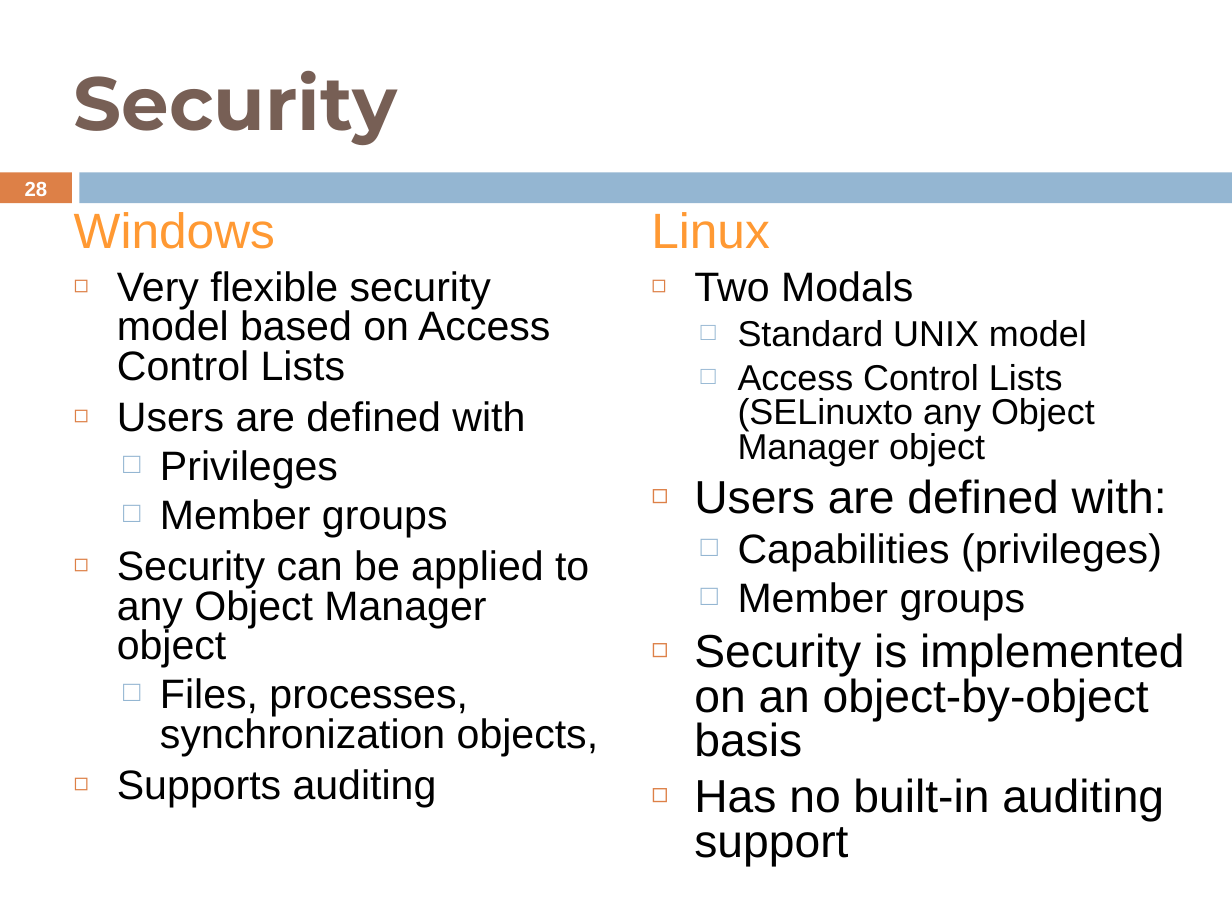
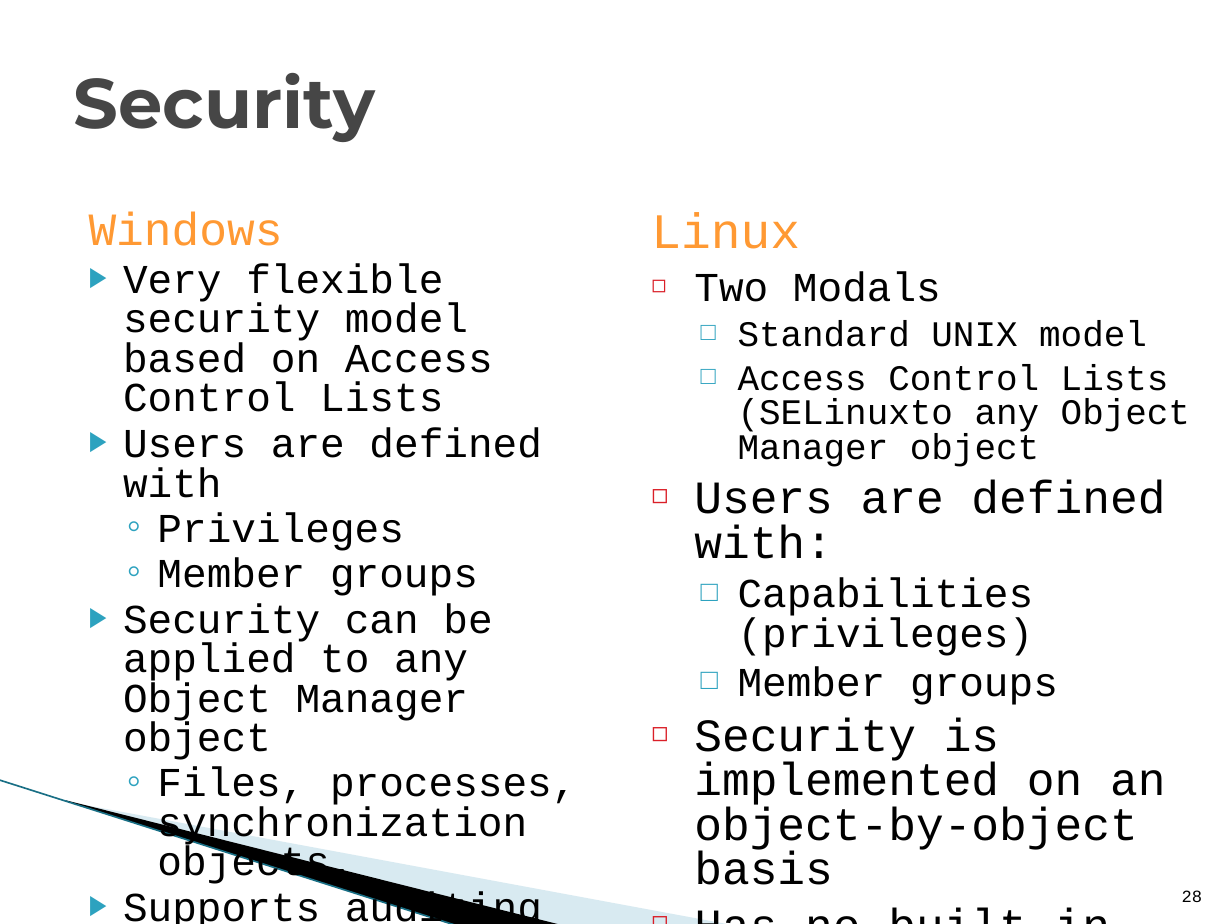
Before and after one commit to shyamrajendran/OS_MPS, a slide deck: slide 28 of 4th_credit/survey.pptx. Drawn at 1232x924 pixels with LibreOffice and Linux fonts; fonts in the diff are those of the drawing; background and template pictures are left out. Boxes give left, top, right and bottom in pixels: in the first picture for what was removed or moved away, otherwise in the second. Text is boxed around its words. In the diff, an @@ line names an element or a change of style, - is before the commit and + after.

```diff
--- a/4th_credit/survey.pptx
+++ b/4th_credit/survey.pptx
@@ title "Security" at (74, 73, 375, 142): size 44 to 41 pt, text colour #775F55 to #464646 @@
@@ rectangle removed at (0, 172, 71, 203) @@
@@ rectangle removed at (80, 172, 1232, 203) @@
@@ text "Windows" at (89, 212, 576, 924): size 29 to 27 pt in "Windows"; font Arial to Courier New; indent changed; less space between paragraphs; bullet ◻ to ▶; bullet colour #DD8047 to #2DA2BF; bullet □ to ◦; bullet colour #94B6D2 to #2DA2BF @@
@@ text "Linux" at (651, 212, 1190, 885): font Arial to Courier New; bullet colour #DD8047 to #DA1F28; bullet colour #94B6D2 to #2DA2BF @@
@@ line added from (0, 780) to (457, 924), #97C5D8 0.95 pt @@
@@ freeform shape added at (65, 800, 563, 924), fill #000000 @@
@@ freeform shape added at (68, 801, 733, 924), fill #A0CBDC at 40% opacity @@
@@ page number: place and size @@
-page number at (25, 182, 48, 196)
+page number at (1182, 890, 1202, 902)
@@ page number at (1182, 890, 1202, 902): size 11.9 to 10 pt, font Arial to Courier New, text colour #FFFFFF to #000000, bold off; alignment centre to right; vertical alignment middle to bottom @@
```
Also in this commit, not shown: 27 other slides changed.
